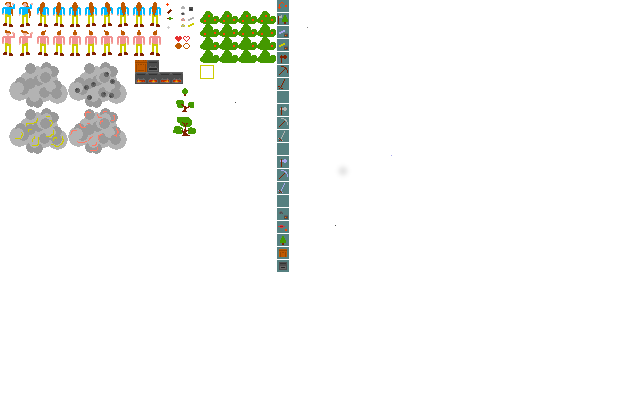
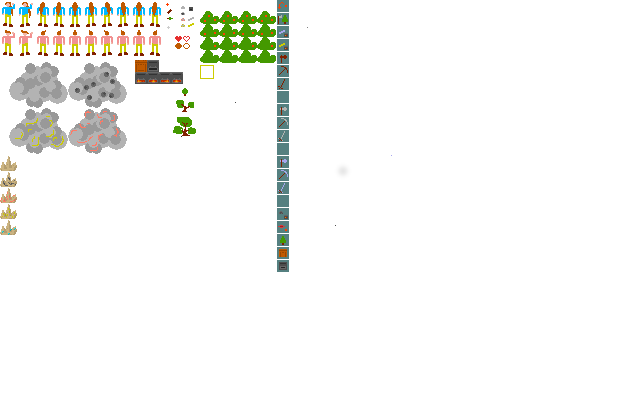
Revision of a layered 640 x 400 image; what changed, layer by layer:
painted on "Hintergrund" over [0, 136, 182, 235]
